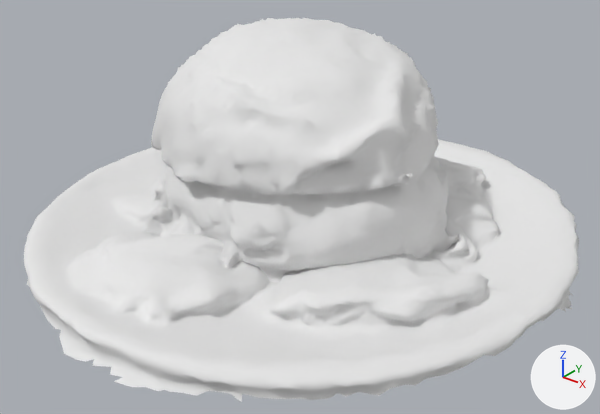
Renders of the OBJ model app/src/main/assets/models/chickenBurger/chickenBurger_obj.obj from each side of a commit.
Both versions are drawn from a 50 mm lens placed at (0.267, -0.334, 0.214), pointed at (0.011, -0.014, 0.016). Lighting does not change. The marker at lower right points along +X, +Y and +Z. Where no turn or scale is listed for an object, it has been applied to the vertices. Vertices at the same position are counted once.

Before the edit, the objects in view are built like this:
```python
me_edit_poly_001 = bpy.data.meshes.new('Edit_poly.001')
me_edit_poly_001.from_pydata(...)  # 6768 vertices, 13331 faces; spans x -0.143..0.156, y -0.16..0.148, z -0.012..0.018
me_edit_poly_001.materials.append(mat_poly_0_001)  # white #e7e7e7
me_model_model_001 = bpy.data.meshes.new('Model_Model.001')
me_model_model_001.from_pydata(...)  # 10154 vertices, 14898 faces, 3 loose edges; spans x -0.102..0.109, y -0.097..0.114, z -0.037..0.107
me_model_model_001.materials.append(mat_material0_001)  # white #e7e7e7
ob_edit_poly_001 = bpy.data.objects.new('Edit_poly.001', me_edit_poly_001)
ob_edit_poly_001.location = (0.0, 0.0, 0.0)
ob_model_model_001 = bpy.data.objects.new('Model_Model.001', me_model_model_001)
ob_model_model_001.location = (0.0, 0.0, 0.0)
```
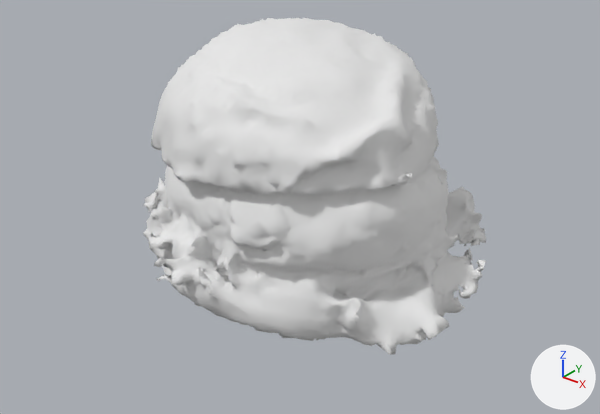
Location of each change, (x1, y1, x2, y2) in pixels of the pictures (600 x 414 px):
'Edit_poly.001', deleted
    before: (24, 139, 579, 402)

The edits, one by one:
me_model_model_001 has 10154 vertices, 14898 faces, 3 loose edges and spans x -0.102..0.109, y -0.097..0.114, z -0.037..0.107.
me_model_model_001 is used by ob_model_model_001.
me_model_model_001 part 1: its shading normals changed.
Object 'Edit_poly.001' (ob_edit_poly_001) is deleted.
